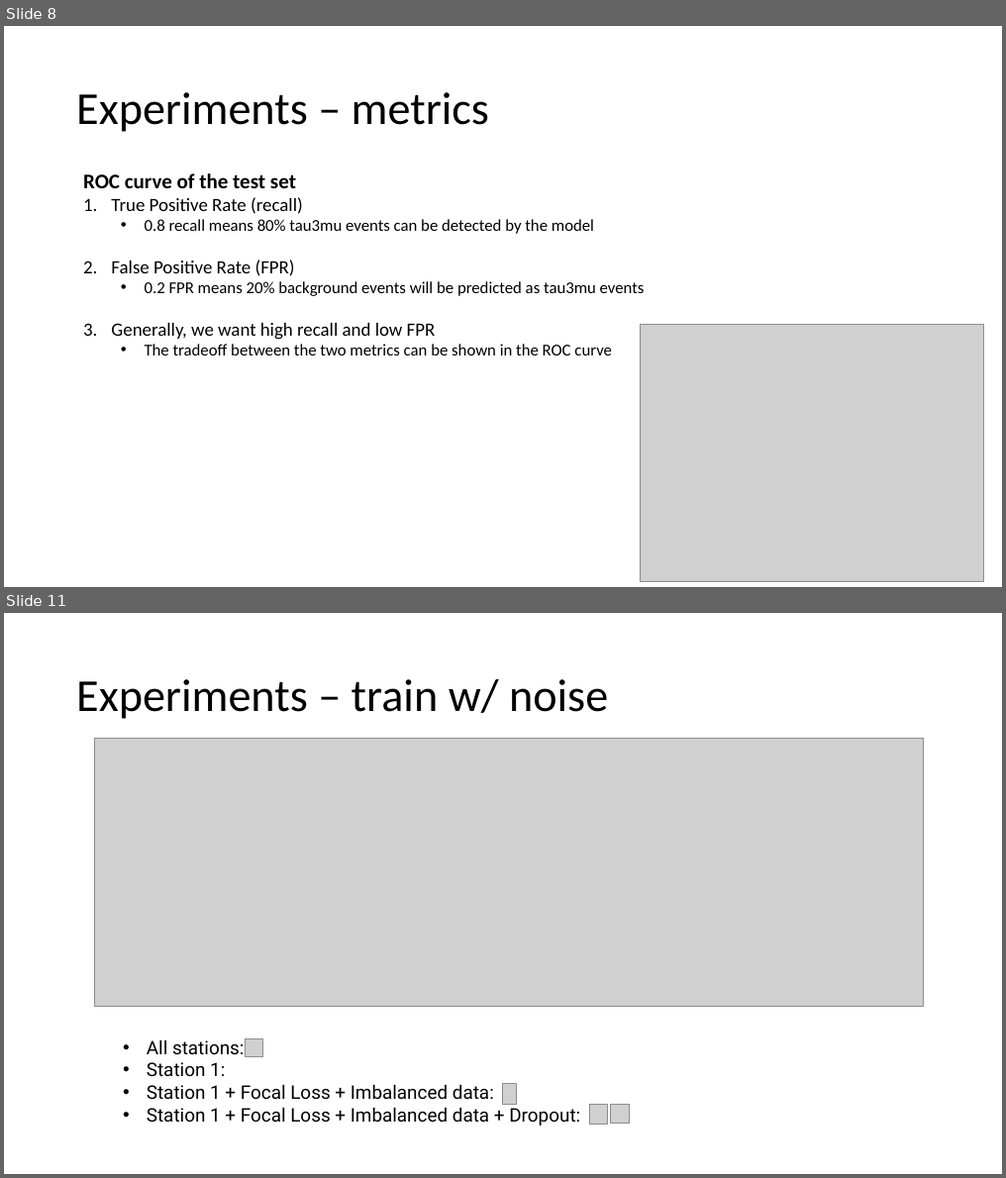
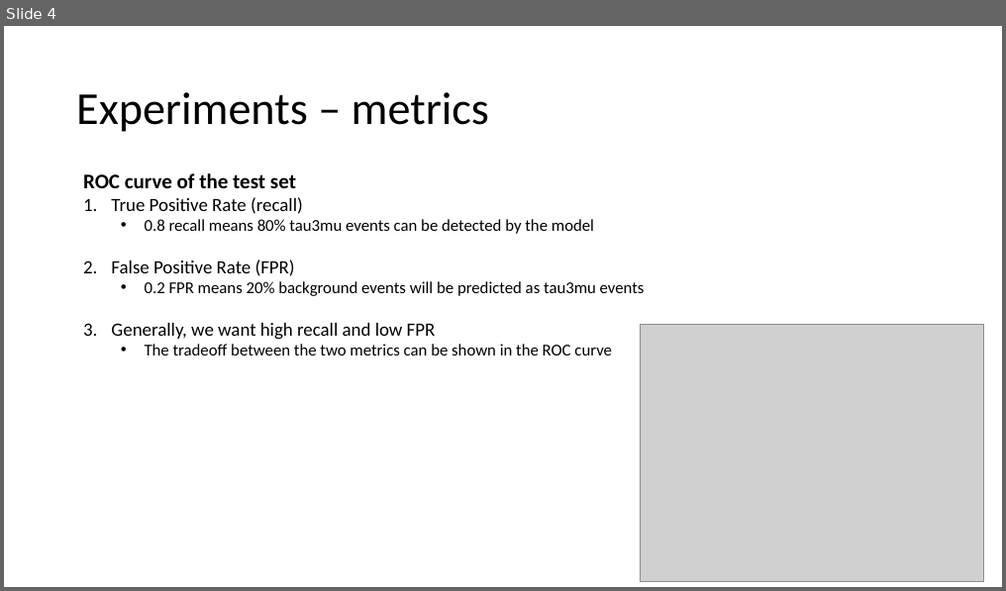
Before and after one commit to ekoenig4/Tau3MuGNNs, a slide deck: Tau3MuGNNs.pptx. Shown one above the other, each under a label of ours: slides 8 and 11 before the commit, slide 4 after it; the slides between them are not shown. The pictures are 1006x1178 and 1006x591 pixels, drawn with LibreOffice and Linux fonts; fonts in the diff are those of the drawing; grey boxes stand for pictures; background and template pictures are left out. Boxes give left, top, right and bottom in pixels: in the first picture for what was removed or moved away, otherwise in the second. Text is boxed around its words. In the diff, an @@ line names an element or a change of style, - is before the commit and + after.

```diff
--- a/Tau3MuGNNs.pptx
+++ b/Tau3MuGNNs.pptx
@@ slide 11 removed at bbox=[4, 613, 1002, 1174], background #FFFFFF @@
@@ title removed at bbox=[76, 679, 608, 719] @@
-Experiments – train w/ noise
@@ picture removed at bbox=[94, 739, 924, 1007] @@
@@ text removed at bbox=[147, 1040, 580, 1126] @@
-• All stations:
-• Station 1:
-• Station 1 + Focal Loss + Imbalanced data:
-• Station 1 + Focal Loss + Imbalanced data + Dropout:
@@ picture removed at bbox=[245, 1040, 262, 1058] @@
@@ picture removed at bbox=[502, 1084, 516, 1105] @@
@@ picture removed at bbox=[589, 1105, 607, 1124] @@
@@ picture removed at bbox=[611, 1105, 630, 1123] @@
@@ what was slide 8 is now slide 4 @@
```
Also in this commit, not shown: 3 slides changed, 15 slides added, 10 other slides removed, 9 other files.
